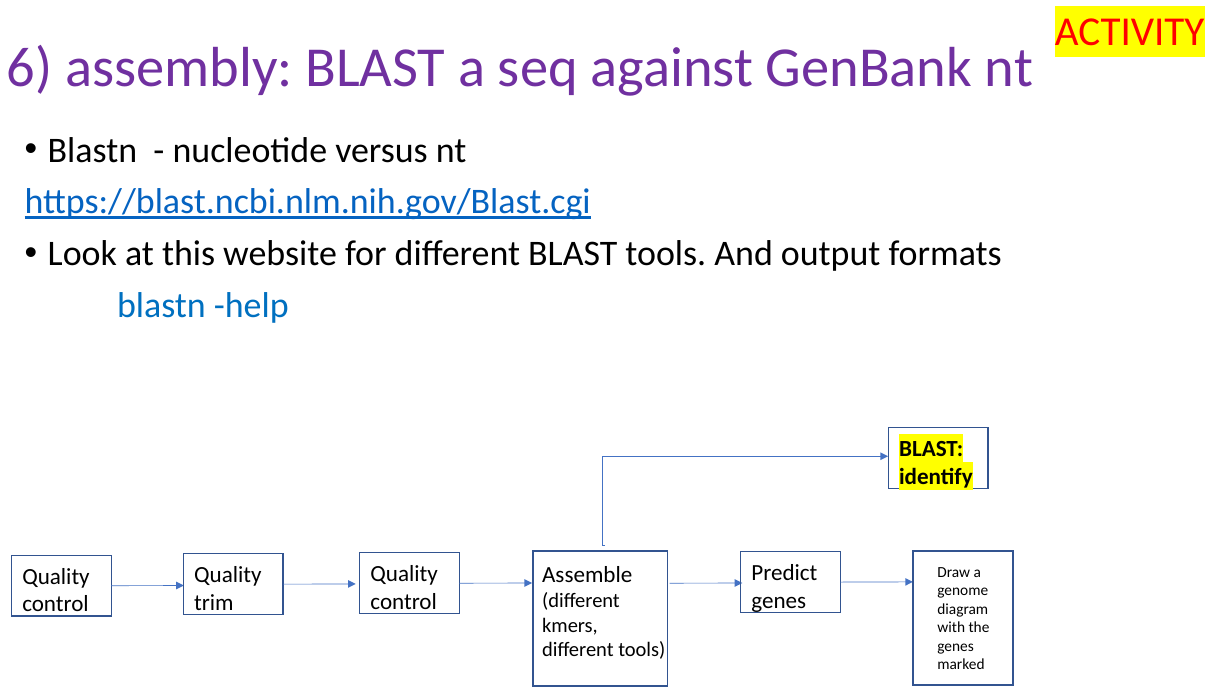
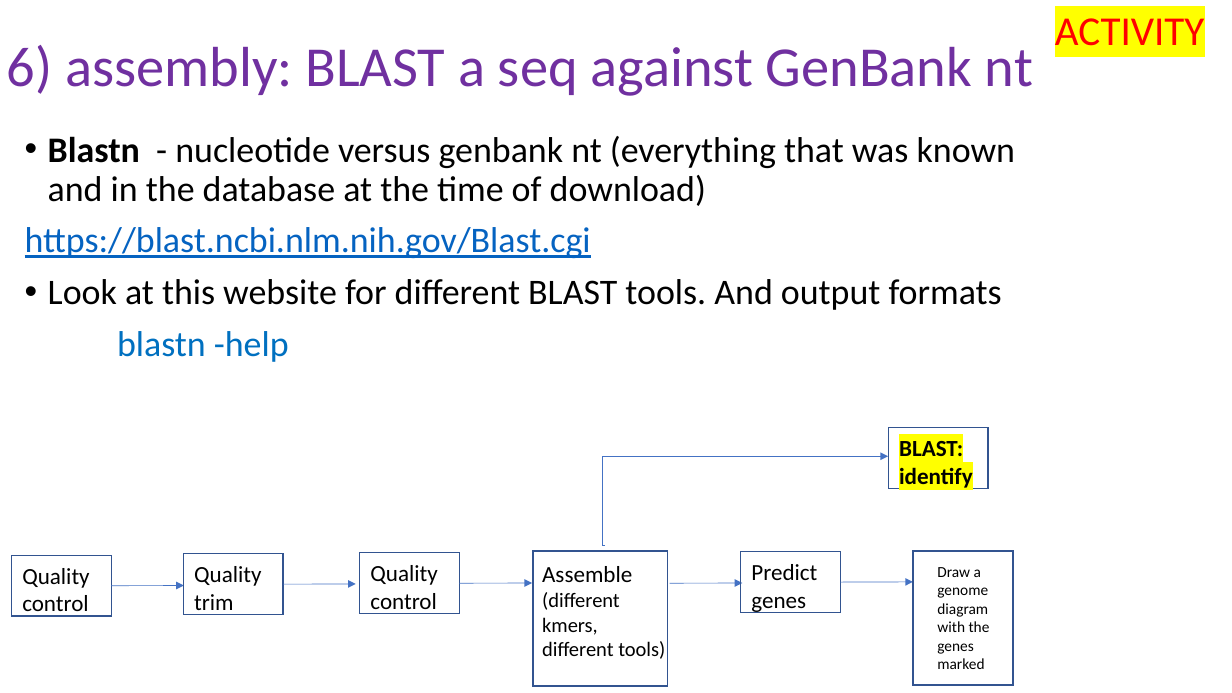
Before and after one commit to peterthorpe5/Msc_Digital_Health, a slide deck: slide 33 of powerpoint/6_assembly.pptx. Drawn at 1232x693 pixels with LibreOffice and Linux fonts; fonts in the diff are those of the drawing. Boxes give left, top, right and bottom in pixels: in the first picture for what was removed or moved away, otherwise in the second. Text is boxed around its words. In the diff, an @@ line names an element or a change of style, - is before the commit and + after.

```diff
--- a/powerpoint/6_assembly.pptx
+++ b/powerpoint/6_assembly.pptx
@@ text at [48, 136, 1015, 206]: text changed @@
-• Blastn - nucleotide versus nt
+• Blastn - nucleotide versus genbank nt (everything that was known and in the database at the time of download)
```
Also in this commit, not shown: 7 other slides changed, 2 slides added, 2 slides removed, 1 other file.
